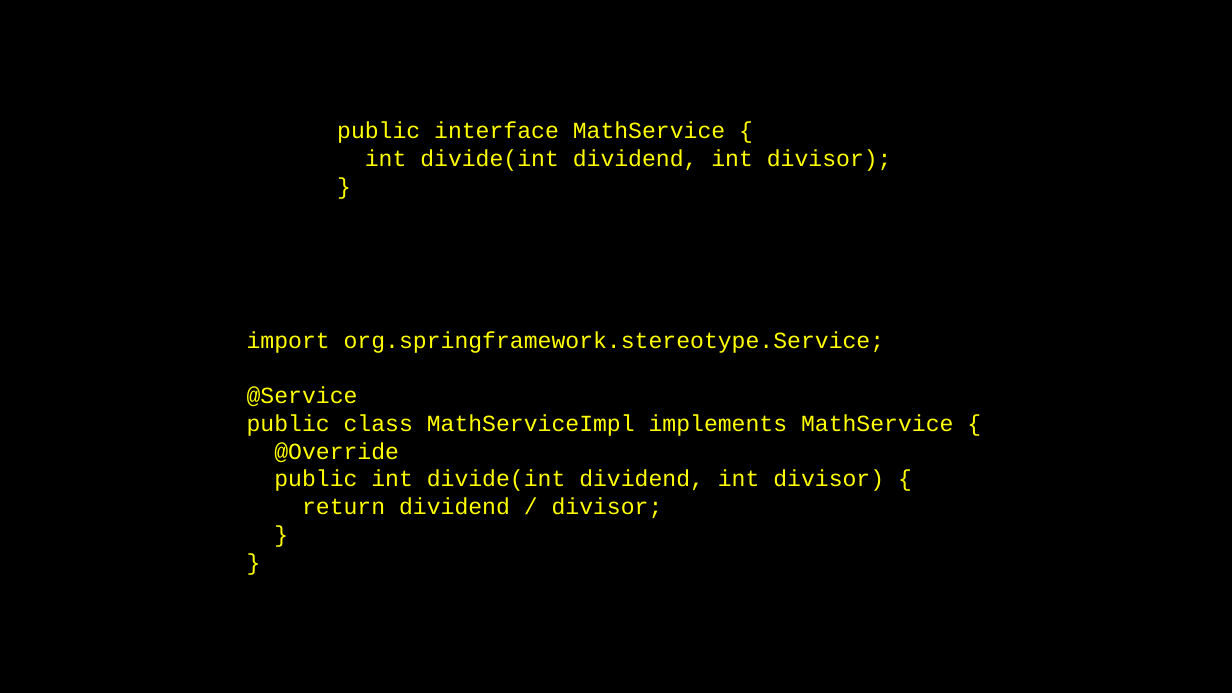
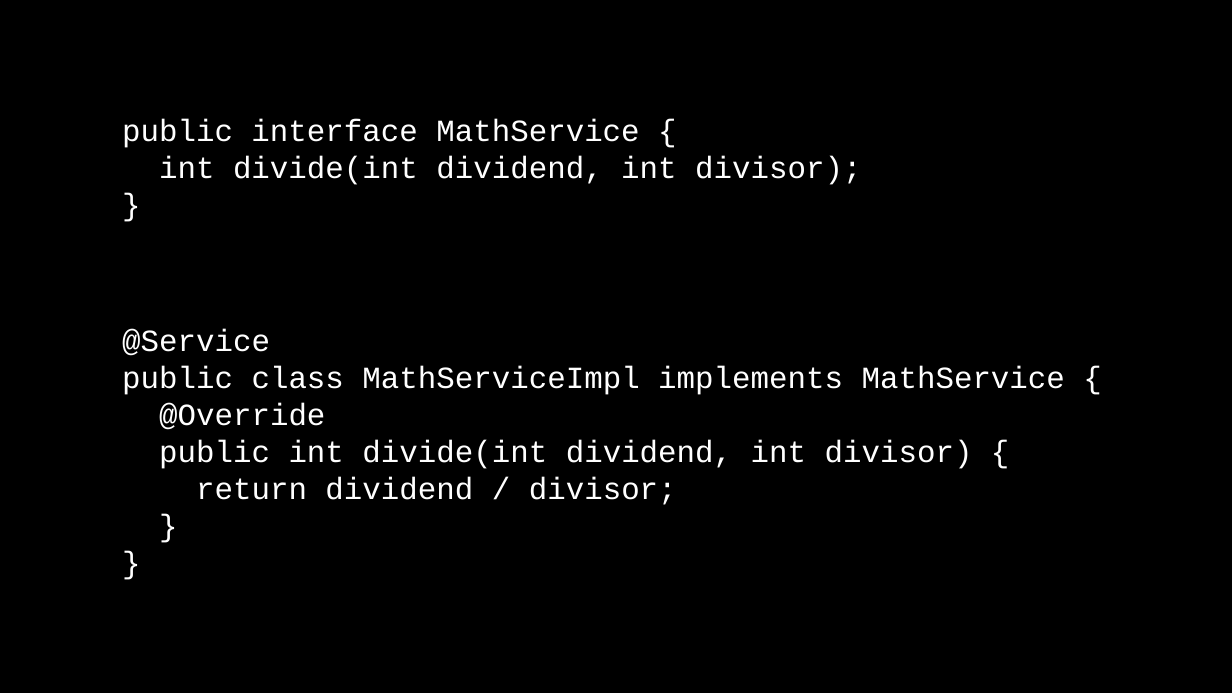
Before and after one commit to jack-geronimo/spring-boot-test-meetup, a slide deck: slide 5 of meetup-presentation.pptx (slide 4 before the commit). Drawn at 1232x693 pixels with LibreOffice and Linux fonts; fonts in the diff are those of the drawing; background and template pictures are left out. Boxes give left, top, right and bottom in pixels: in the first picture for what was removed or moved away, otherwise in the second. Text is boxed around its words. In the diff, an @@ line names an element or a change of style, - is before the commit and + after.

```diff
--- a/meetup-presentation.pptx
+++ b/meetup-presentation.pptx
@@ text "public interface MathService { int ...": place and size @@
-text "public interface MathService { int ..." at <box>337,122,892,171</box>
+text "public interface MathService { int ..." at <box>122,119,861,185</box>
@@ text "public interface MathService { int ..." at <box>122,119,861,185</box>: size 18 to 24 pt, text colour #FFFF00 to #FFFFFF @@
@@ text at <box>122,329,1065,505</box>: text changed; size 18 to 24 pt; text colour #FFFF00 to #FFFFFF @@
-import org.springframework.stereotype.Service;
-@Service
-public class MathServiceImpl implements MathService {
-@Override
-public int divide(int dividend, int divisor) {
-return dividend / divisor;
-}
-}
+@Service
+public class MathServiceImpl implements MathService {
+@Override
+public int divide(int dividend, int divisor) {
+return dividend / divisor;
+}
+}
```
Also in this commit, not shown: 12 other slides changed, 3 slides added, 1 slide removed.
